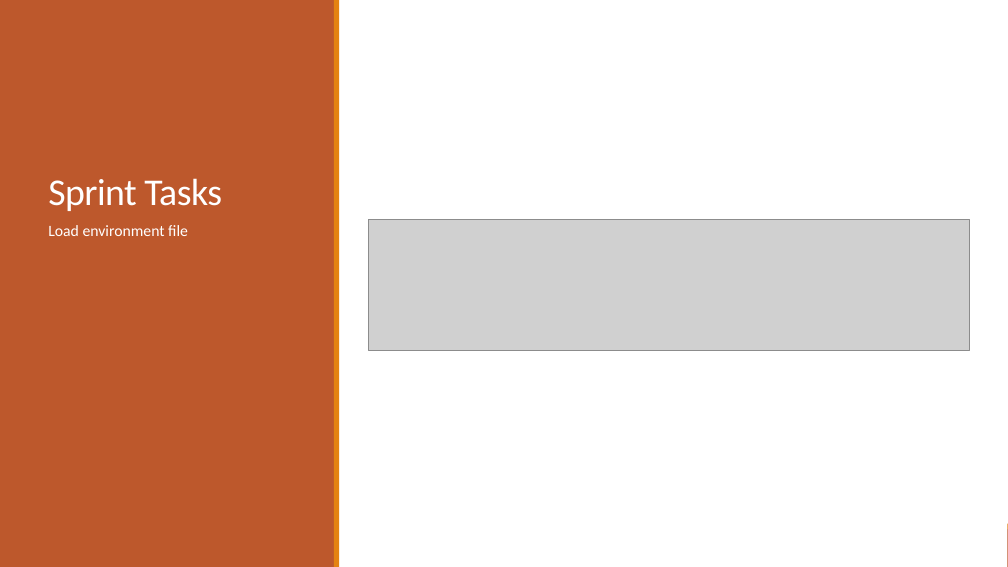
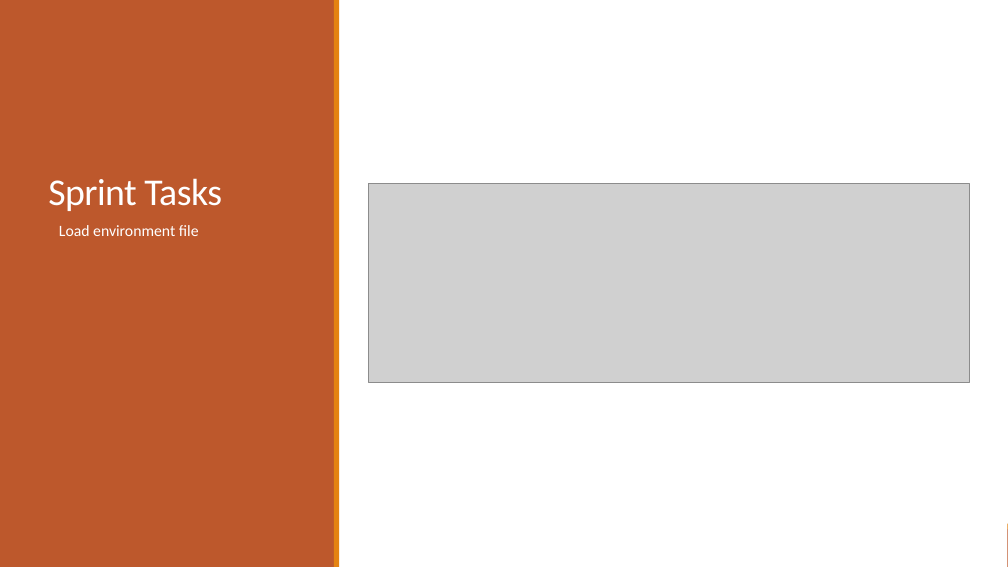
Before and after one commit to 2012215434/CS744, a slide deck: slide 6 of documents/set5/Presentation5.pptx. Drawn at 1008x567 pixels with LibreOffice and Linux fonts; fonts in the diff are those of the drawing; grey boxes stand for pictures. Boxes give left, top, right and bottom in pixels: in the first picture for what was removed or moved away, otherwise in the second. Text is boxed around its words. In the diff, an @@ line names an element or a change of style, - is before the commit and + after.

Commit message:
final ppt5

```diff
--- a/documents/set5/Presentation5.pptx
+++ b/documents/set5/Presentation5.pptx
@@ picture: place and size @@
-picture at box(368, 219, 970, 350)
+picture at box(369, 183, 969, 383)
@@ text "Load environment file": place and size @@
-text "Load environment file" at box(48, 225, 188, 236)
+text "Load environment file" at box(59, 225, 199, 236)
```
Also in this commit, not shown: 1 other slide changed, 1 other file.
